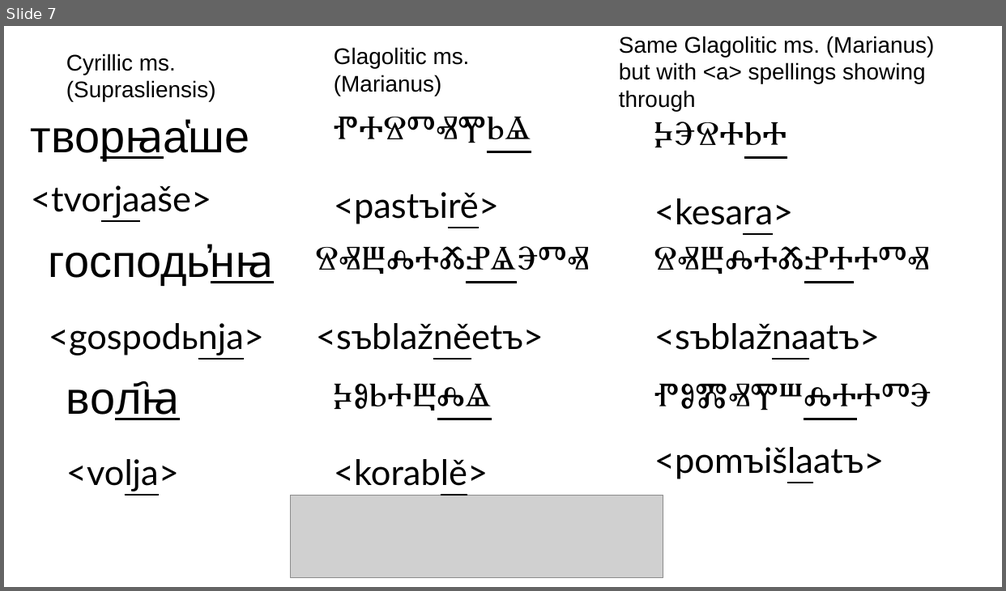
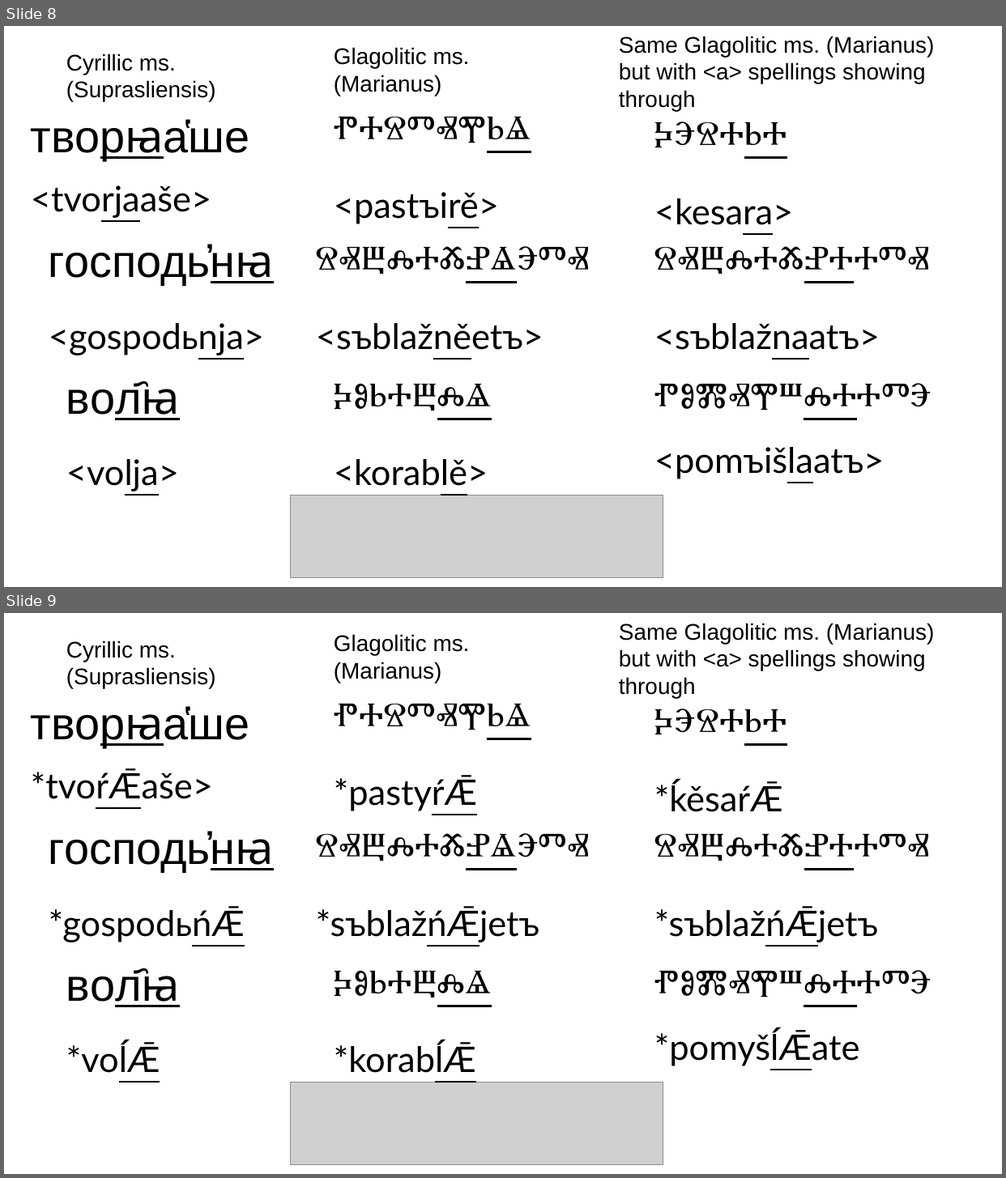
Before and after one commit to 12401453/torot_2023, a slide deck: presentation/thesis_workshop_slides.odp. Shown one above the other, each under a label of ours: slide 7 before the commit, slides 8 and 9 after it. The pictures are 1006x591 and 1006x1178 pixels, drawn with LibreOffice and Linux fonts; fonts in the diff are those of the drawing; grey boxes stand for pictures. Boxes give left, top, right and bottom in pixels: in the first picture for what was removed or moved away, otherwise in the second. Text is boxed around its words. In the diff, an @@ line names an element or a change of style, - is before the commit and + after.

```diff
--- a/presentation/thesis_workshop_slides.odp
+++ b/presentation/thesis_workshop_slides.odp
@@ slide 9 added at [4, 613, 1002, 1174], background #FFFFFF @@
@@ text added at [334, 634, 470, 683], 18 pt, text #000000 @@
+Glagolitic ms. (Marianus)
@@ text added at [619, 623, 934, 698], 18 pt, text #000000 @@
+Same Glagolitic ms. (Marianus) but with <a> spellings showing through
@@ text added at [66, 641, 216, 689], 18 pt, text #000000 @@
+Cyrillic ms. (Suprasliensis)
@@ text added at [31, 706, 250, 799], 28 pt, text #000000 @@
+творꙗа҅ше
+*tvoŕǢaše>
@@ text added at [334, 704, 531, 811], 36 pt, text #000000 @@
+ⱂⰰⱄⱅⱏⰹⱃⱑ
+*pastyŕǢ
@@ text added at [654, 709, 787, 812], 28 pt, text #000000 @@
+ⰽⰵⱄⰰⱃⰰ
+*ḱěsaŕǢ
@@ text added at [49, 831, 274, 943], 36 pt, text #000000 @@
+господь҆нꙗ
+*gospodьńǢ
@@ text added at [316, 833, 590, 943], 28 pt, text #000000 @@
+ⱄⱏⰱⰾⰰⰶⱀⱑⰵⱅⱏ
+*sъblažńǢjetъ
@@ text added at [654, 833, 930, 943], 28 pt, text #000000 @@
+ⱄⱏⰱⰾⰰⰶⱀⰰⰰⱅⱏ
+*sъblažńǢjetъ
@@ text added at [66, 968, 180, 1073], 36 pt, text #000000 @@
+вол҄ꙗ
+*voĺǢ
@@ text added at [334, 970, 492, 1073], 28 pt, text #000000 @@
+ⰽⱁⱃⰰⰱⰾⱑ
+*korabĺǢ
@@ text added at [654, 970, 932, 1067], 36 pt, text #000000 @@
+ⱂⱁⰿⱏⰹⱎⰾⰰⰰⱅⰵ
+*pomyšĺǢate
@@ picture added at [291, 1083, 664, 1166] @@
@@ what was slide 7 is now slide 8 @@
```
Also in this commit, not shown: 1 slide changed, 11 other slides added, 2 slides removed, 5 other files.
